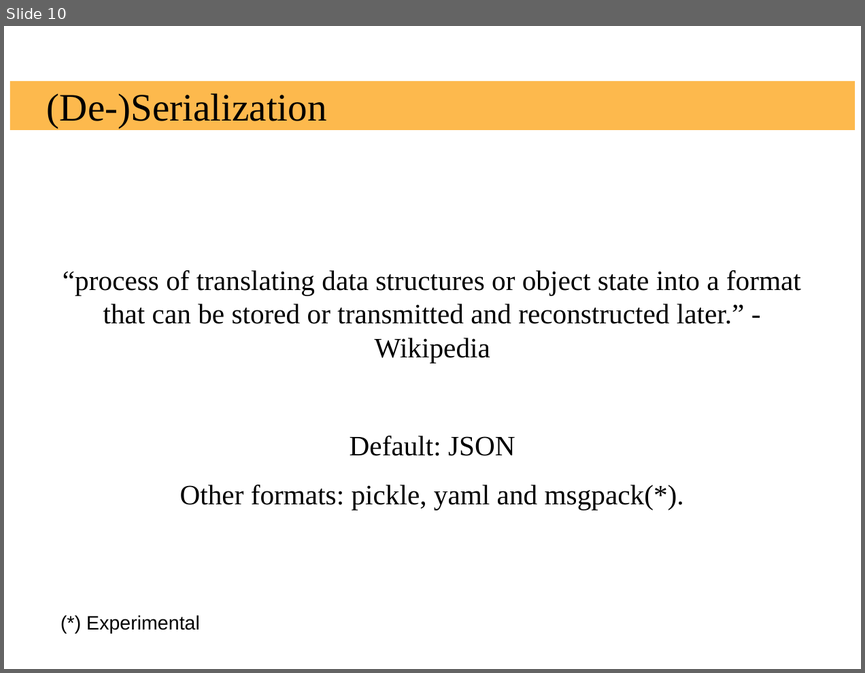
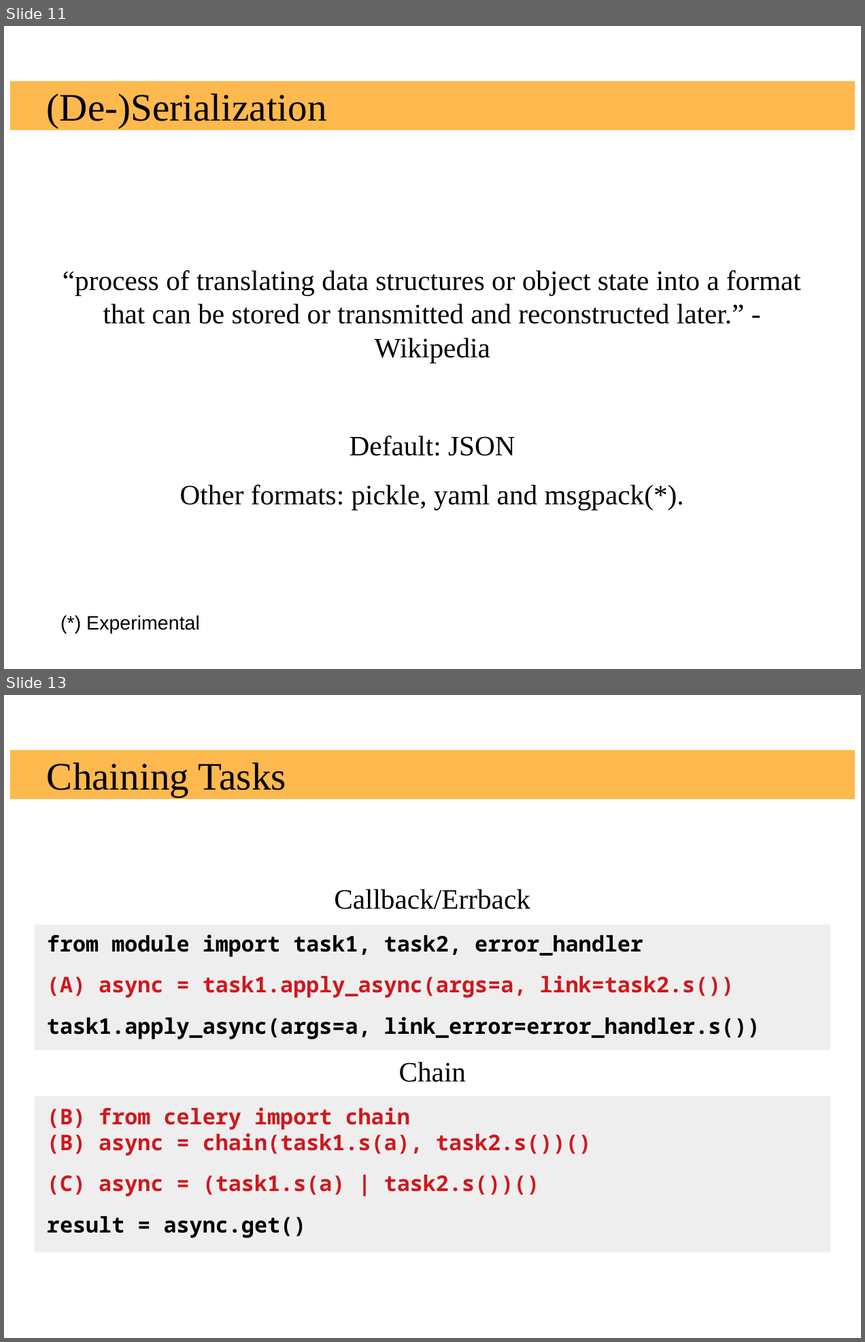
Before and after one commit to russoz/celery-presentation, a slide deck: celery.odp. Shown one above the other, each under a label of ours: slide 10 before the commit, slides 11 and 13 after it; the slides between them are not shown. The pictures are 865x673 and 865x1342 pixels, drawn with LibreOffice and Linux fonts; fonts in the diff are those of the drawing; background and template pictures are left out. Boxes give left, top, right and bottom in pixels: in the first picture for what was removed or moved away, otherwise in the second. Text is boxed around its words. In the diff, an @@ line names an element or a change of style, - is before the commit and + after.

```diff
--- a/celery.odp
+++ b/celery.odp
@@ slide 13 added at bbox=[4, 695, 861, 1338], background #FFFFFF; not listed: 1 template element that a slide beside it also shows @@
@@ title added at bbox=[47, 762, 286, 797], 36 pt, text #000000 @@
+Chaining Tasks
@@ text added at bbox=[47, 889, 760, 1238], 20 pt, text #CE181E, bold @@
+Callback/Errback
+from module import task1, task2, error_handler
+(A) async = task1.apply_async(args=a, link=task2.s())
+task1.apply_async(args=a, link_error=error_handler.s())
+Chain
+(B) from celery import chain
+(B) async = chain(task1.s(a), task2.s())()
+(C) async = (task1.s(a) | task2.s())()
+result = async.get()
@@ rectangle added at bbox=[35, 924, 830, 1049], fill #EEEEEE @@
@@ rectangle added at bbox=[35, 1096, 830, 1253], fill #EEEEEE @@
@@ what was slide 10 is now slide 11 @@
```
Also in this commit, not shown: 7 slides changed, 7 other slides added, 9 slides removed, 15 other files.
